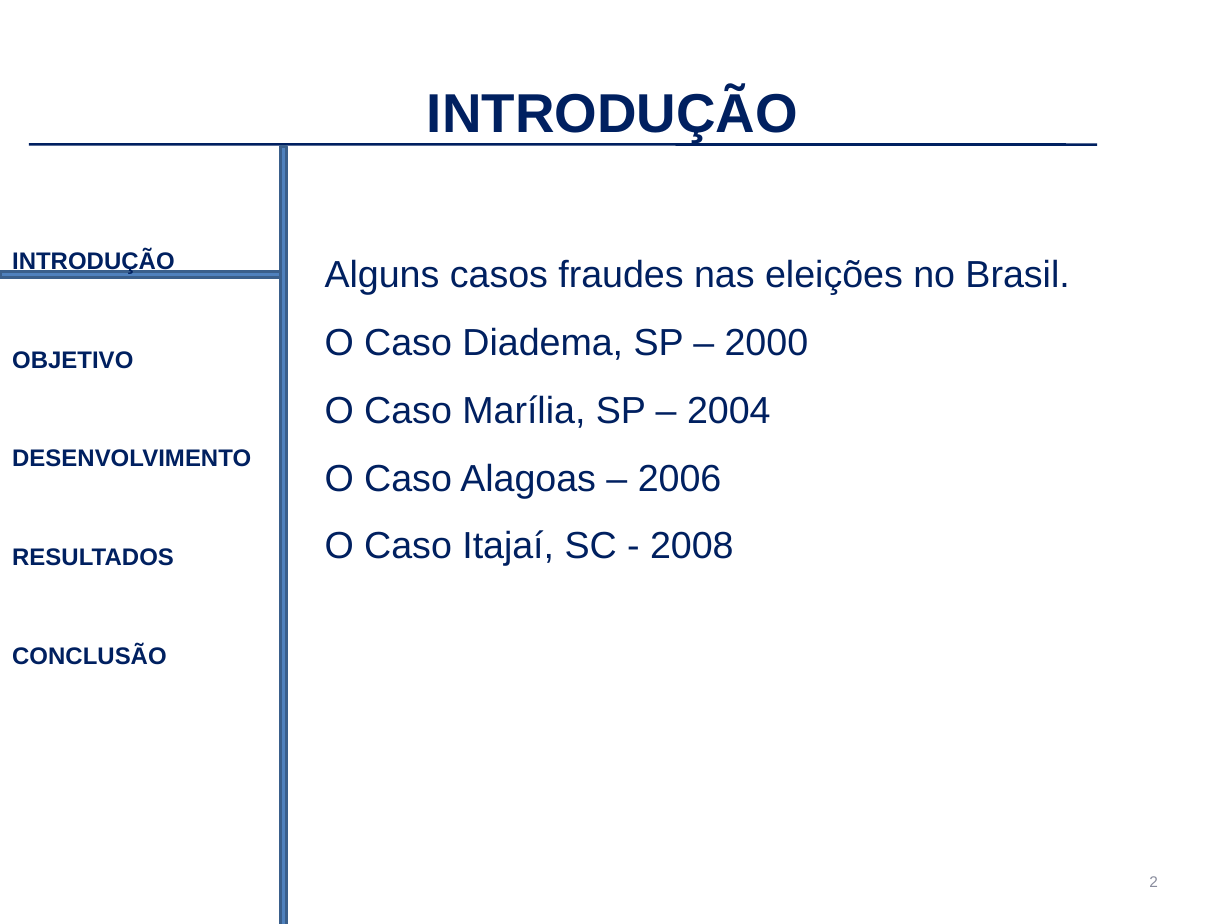
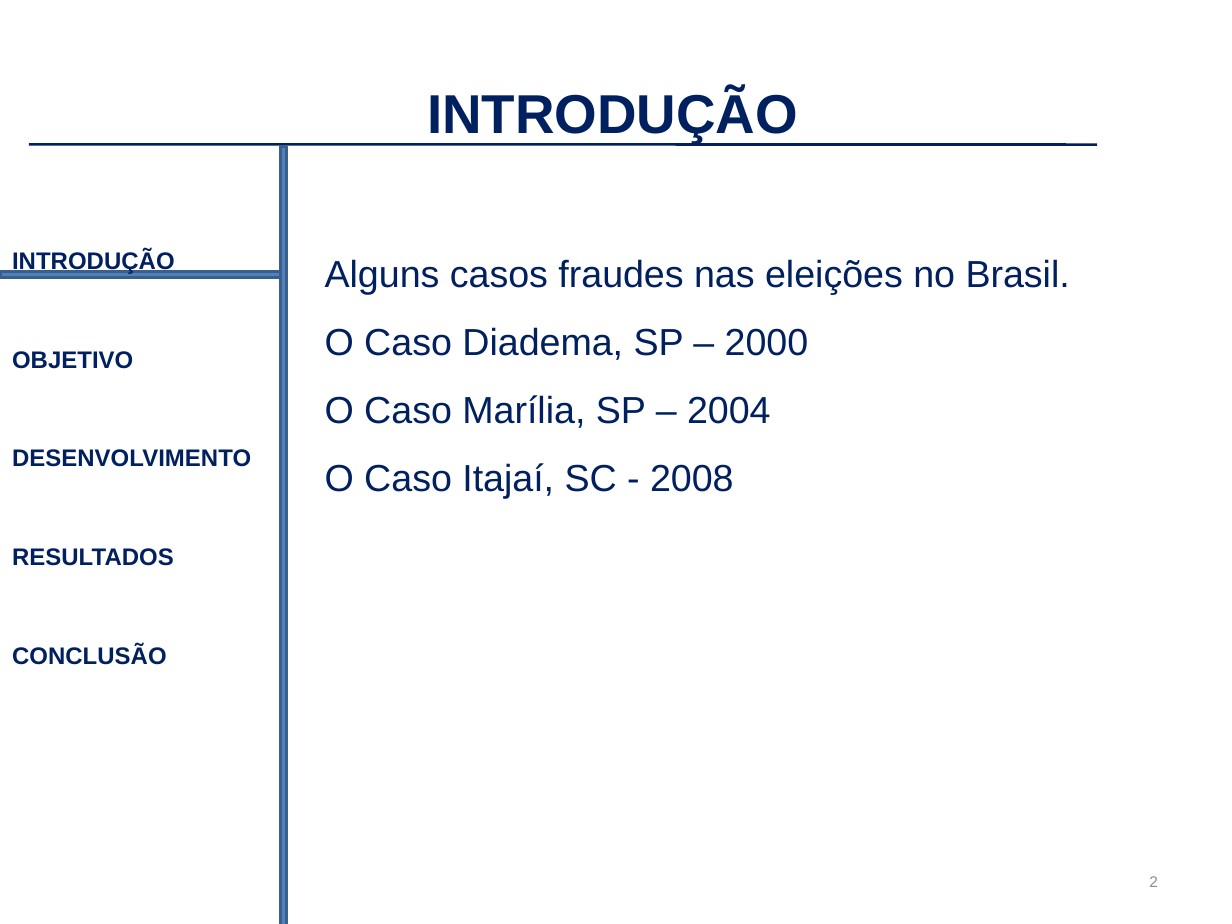
Before and after one commit to eccentricexit/ethervoltz-paper, a slide deck: slide 2 of etep/apresentação-tcc.pptx. Drawn at 1232x924 pixels with LibreOffice and Linux fonts; fonts in the diff are those of the drawing; background and template pictures are left out. Boxes give left, top, right and bottom in pixels: in the first picture for what was removed or moved away, otherwise in the second. Text is boxed around its words. In the diff, an @@ line names an element or a change of style, - is before the commit and + after.

```diff
--- a/etep/apresentação-tcc.pptx
+++ b/etep/apresentação-tcc.pptx
@@ text at box(325, 463, 722, 498): paragraph removed @@
-O Caso Alagoas – 2006
```
Also in this commit, not shown: 4 other slides changed, 15 other files.
